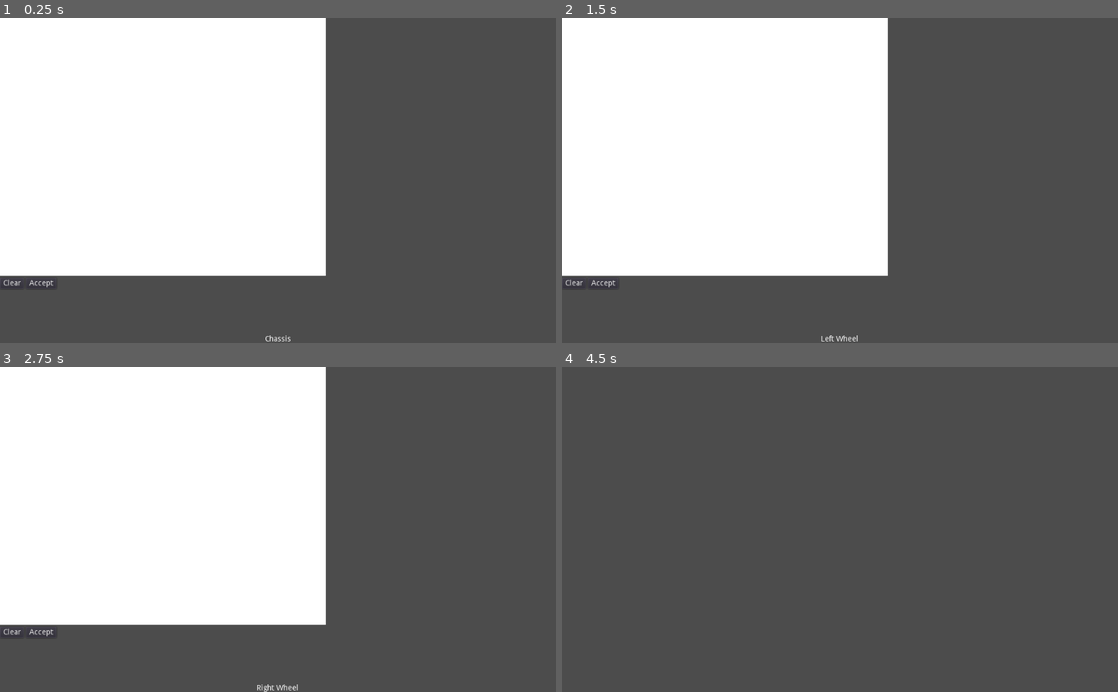
Above: before the commit, frames 1-4 (two rows, left to right).
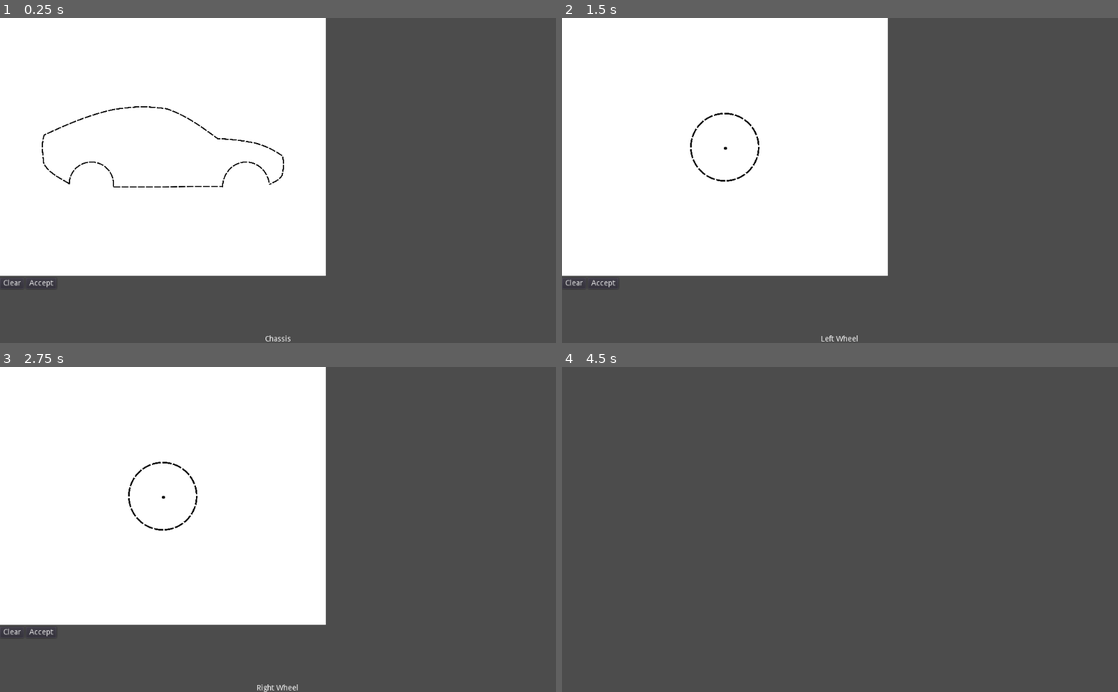
Above: after the commit, the same moments.

Repository: uspgamedev/Blueprint-Blast
Game: Godot game, scene res://canvas/Editor.tscn
The game is run twice, just before and just after one commit, with the same random seed, the same clock (stepped at 60 frames per second) and the same inputs.
Inputs (mouse positions are in pixels of both pictures, inside the frame that each line leads up to):
- Up to frame 1 (0.25 s): no input
- Up to frame 2 (1.5 s): click "Accept" at 0.5 s; click "Accept" at 1.25 s
- Up to frame 3 (2.75 s): click "Accept" at 2 s
- Up to frame 4 (4.5 s): click "Clear" at 2.75 s; tap Enter at 3.5 s; move the mouse to (962, 513) at 3.52 s; hold Right (ui_right) 3.53-4.28 s; hold S (rotate_clockwise) 3.53-4.28 s; tap W (rotate_counter_clockwise) at 3.8, 4.35 s; tap Space (shoot) at 4.25 s; move the mouse to (728, 545) at 4.27 s; hold A (reverse) from 4.28 s (still down)

The runs differ from the first frame. In frame 1, 0.5% of the frame differs, in the area x 7-52%, y 27-53%; in frame 2, 0.2%; in frame 3, 0.2%; in frame 4, nothing differs.

Commit message:
Add car and wheel outline

Diff:
--- a/project/CarMaker.gd
+++ b/project/CarMaker.gd
@@ -3,6 +3,7 @@
 enum States {CHASSIS, CHASSIS_DECO, LEFT_WHEEL, RIGHT_WHEEL, PROJECTILE, DONE}
 
 const STATES_NAME = ["Chassis", "Chassis Decoration", "Left Wheel", "Right Wheel", "Projectile", "Done"]
+const STATES_IMAGES = ["res://assets/carro.png", "res://assets/carro.png", "res://assets/roda.png", "res://assets/roda.png", "res://assets/roda.png"]
 
 var convex_hull : PoolVector2Array
 var left_wheel_hull : PoolVector2Array
--- a/project/canvas/Canvas.tscn
+++ b/project/canvas/Canvas.tscn
@@ -2,7 +2,6 @@
 
 [ext_resource path="res://assets/white.png" type="Texture" id=1]
 [ext_resource path="res://canvas/Canvas.gd" type="Script" id=2]
-
 
 [node name="Canvas" type="TextureRect"]
 margin_right = 500.0
@@ -12,6 +11,14 @@
 script = ExtResource( 2 )
 
 [node name="Line2D" type="Line2D" parent="."]
+texture_mode = 0
 joint_mode = 2
 begin_cap_mode = 2
 end_cap_mode = 2
+
+[node name="Outline" type="TextureRect" parent="."]
+anchor_left = 0.5
+anchor_top = 0.5
+anchor_right = 0.5
+anchor_bottom = 0.5
+stretch_mode = 4
--- a/project/canvas/DecorationCanvas.tscn
+++ b/project/canvas/DecorationCanvas.tscn
@@ -12,3 +12,10 @@
 script = ExtResource( 2 )
 
 [node name="Line2D" type="Line2D" parent="."]
+texture_mode = -1272333152
+
+[node name="Outline" type="TextureRect" parent="."]
+anchor_left = 0.5
+anchor_top = 0.5
+anchor_right = 0.5
+anchor_bottom = 0.5
--- a/project/canvas/DecorationEditor.gd
+++ b/project/canvas/DecorationEditor.gd
@@ -1,9 +1,13 @@
 extends Control
 
 onready var canvas = $VBoxContainer/HBoxContainer2/DecorationCanvas
+var scale = 0.2
 
 func _ready():
 	$Label.text = CarMaker.STATES_NAME[CarMaker.state]
+	canvas.get_node("Outline").texture = load(CarMaker.STATES_IMAGES[CarMaker.state])
+	canvas.get_node("Outline").rect_position -= canvas.get_node("Outline").texture.get_size() * scale /2
+	canvas.get_node("Outline").rect_scale *= scale
 	if CarMaker.outline:
 		canvas.add_child(CarMaker.outline)
 
--- a/project/canvas/DecorationEditor.tscn
+++ b/project/canvas/DecorationEditor.tscn
@@ -3,18 +3,14 @@
 [ext_resource path="res://canvas/DecorationEditor.gd" type="Script" id=1]
 [ext_resource path="res://canvas/DecorationCanvas.tscn" type="PackedScene" id=2]
 
-
 [node name="DecorationEditor" type="Control"]
 anchor_right = 1.0
 anchor_bottom = 1.0
-margin_left = 1.29236
-margin_right = 1.29236
 script = ExtResource( 1 )
 
 [node name="VBoxContainer" type="VBoxContainer" parent="."]
-margin_top = 1.36035
 margin_right = 894.0
-margin_bottom = 463.36
+margin_bottom = 1000.0
 rect_min_size = Vector2( 0, 1000 )
 
 [node name="HBoxContainer2" type="HBoxContainer" parent="VBoxContainer"]
--- a/project/canvas/Editor.gd
+++ b/project/canvas/Editor.gd
@@ -1,9 +1,13 @@
 extends Control
 
 onready var canvas = $VBoxContainer/Canvas
+var scale = 0.2
 
 func _ready():
 	$Label.text = CarMaker.STATES_NAME[CarMaker.state]
+	canvas.get_node("Outline").texture = load(CarMaker.STATES_IMAGES[CarMaker.state])
+	canvas.get_node("Outline").rect_position -= canvas.get_node("Outline").texture.get_size() * scale/2
+	canvas.get_node("Outline").rect_scale *= scale
 
 func _on_Clear_pressed():
 	canvas.clear()
--- a/project/car/PlayerCar.gd
+++ b/project/car/PlayerCar.gd
@@ -42,9 +42,10 @@
 		back_wheel.apply_torque_impulse(-force)
 		front_wheel.apply_torque_impulse(-force)
 
+	var force = Vector2(0, 0)
 	if Input.is_action_pressed("rotate_clockwise"):
-		back_wheel.applied_force = Vector2(0, -1) * TORQUE
-		front_wheel.applied_force = Vector2(0, 1) * TORQUE
+		force += Vector2(0, 1)
 	if Input.is_action_pressed("rotate_counter_clockwise"):
-		back_wheel.applied_force = Vector2(0, 1) * TORQUE
-		front_wheel.applied_force = Vector2(0, -1) * TORQUE
+		force += Vector2(0, -1)
+	back_wheel.applied_force = -force * TORQUE
+	front_wheel.applied_force = force * TORQUE
--- a/project/car/PlayerCarWithWheels.tscn
+++ b/project/car/PlayerCarWithWheels.tscn
@@ -16,7 +16,7 @@
 one_shot = true
 
 [node name="BackWheel" parent="." instance=ExtResource( 2 )]
-position = Vector2( -50, 30 )
+position = Vector2( -66, 40 )
 
 [node name="FrontWheel" parent="." instance=ExtResource( 2 )]
-position = Vector2( 50, 30 )
+position = Vector2( 78, 40 )
Binary file added: project/assets/carro.png
Not shown, added: project/assets/carro.png.import
Binary file added: project/assets/roda.png
Not shown, added: project/assets/roda.png.import
